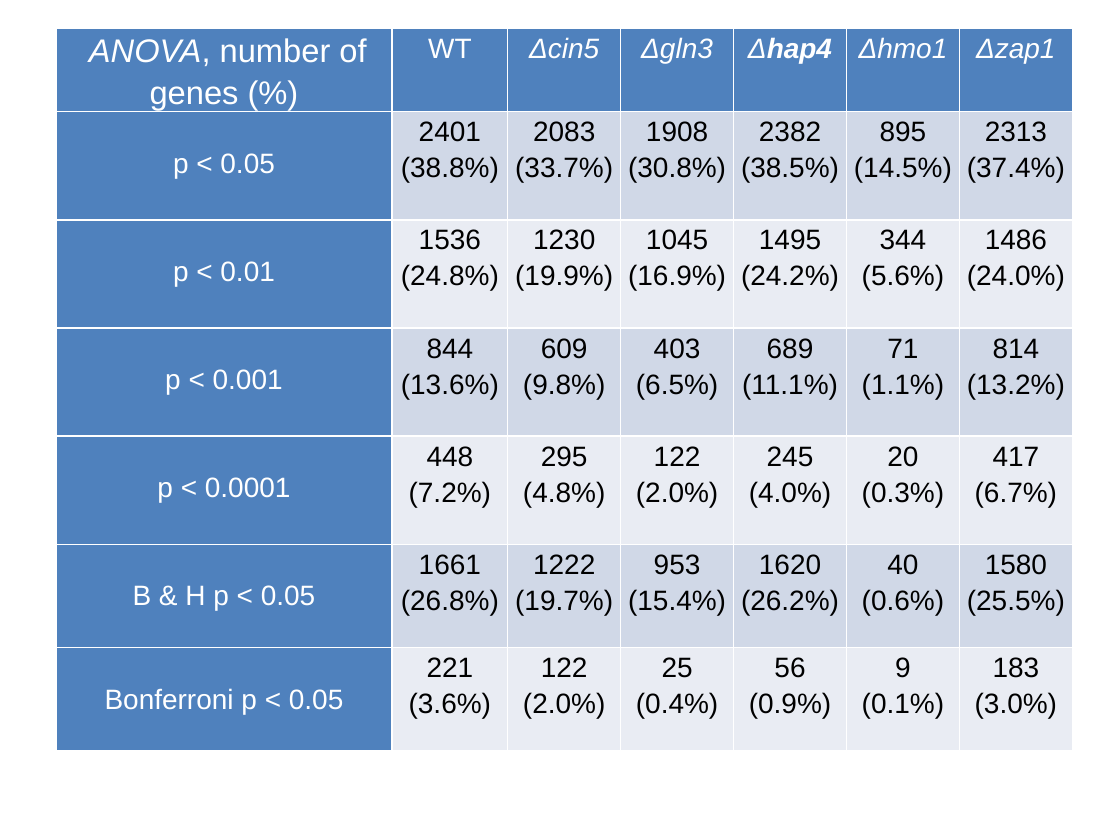
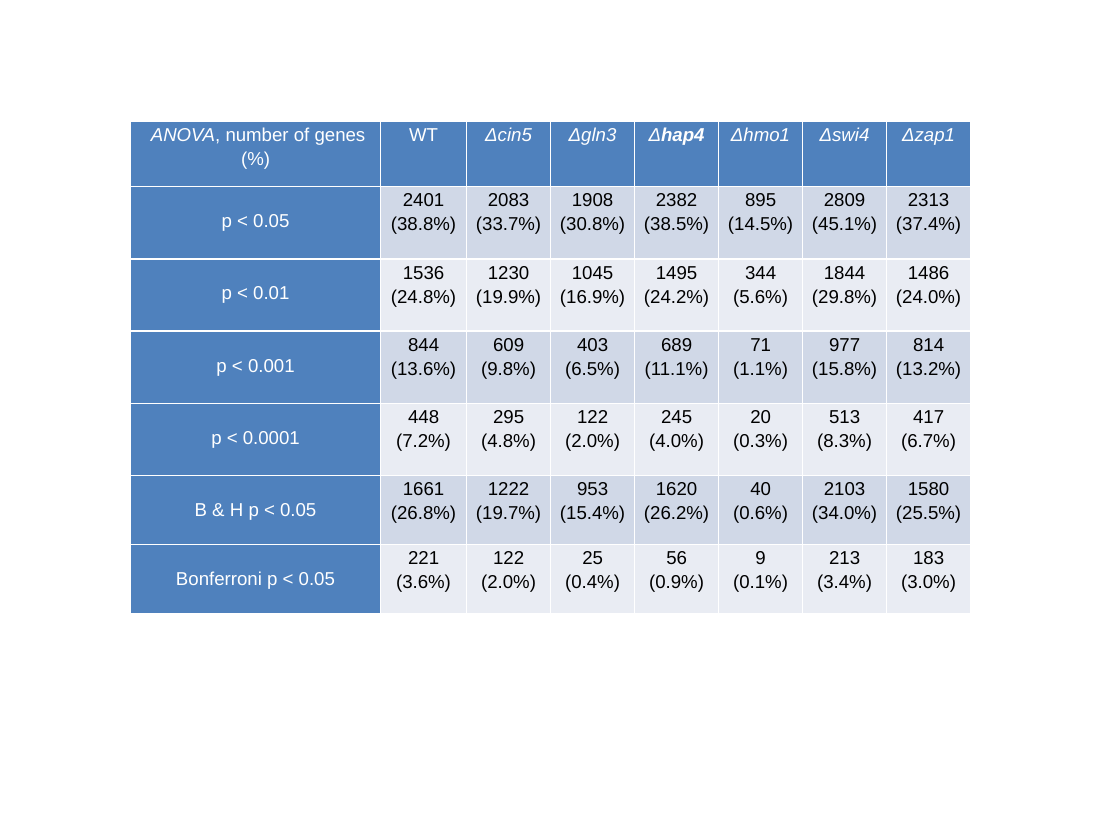
Before and after one commit to kdahlquist/DahlquistLab, a slide deck: slide 1 of data/within-strain_ANOVA_results/p-value_summary_slide_2018-12-05.pptx. Drawn at 1120x840 pixels with LibreOffice and Linux fonts; fonts in the diff are those of the drawing. Boxes give left, top, right and bottom in pixels: in the first picture for what was removed or moved away, otherwise in the second. Text is boxed around its words. In the diff, an @@ line names an element or a change of style, - is before the commit and + after.

Commit message:
update PowerPoint with dSWI4 data

```diff
--- a/data/within-strain_ANOVA_results/p-value_summary_slide_2018-12-05.pptx
+++ b/data/within-strain_ANOVA_results/p-value_summary_slide_2018-12-05.pptx
@@ table at [131, 121, 971, 648] @@
+column 7: Δswi4 | 2809 (45.1%) | 1844 (29.8%) | 977 (15.8%) | 513 (8.3%) | 2103 (34.0%) | 213 (3.4%)
@@ table: place and size @@
-table at [56, 28, 1073, 813]
+table at [131, 121, 971, 648]
```
